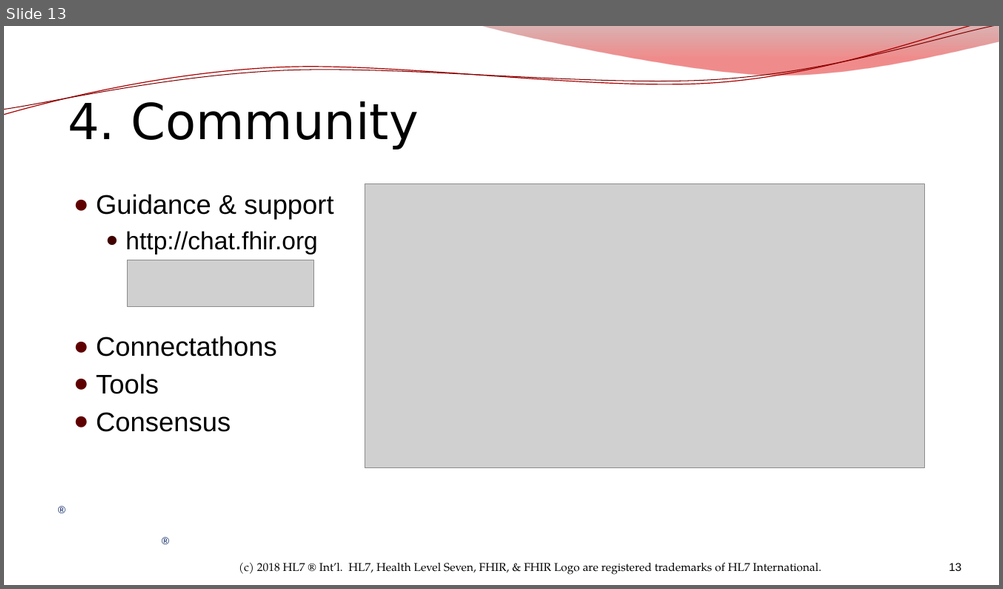
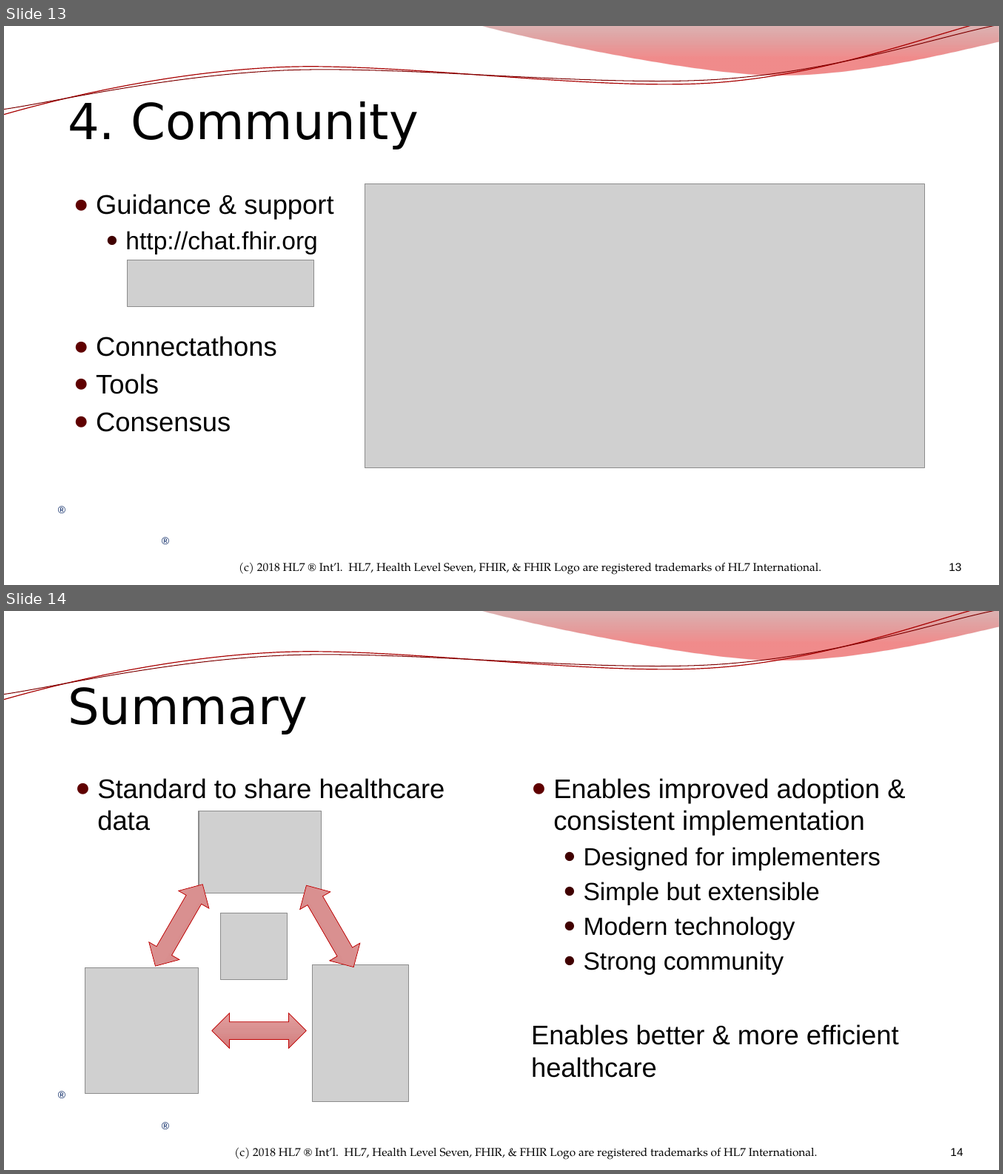
Before and after one commit to FHIR/documents, a slide deck: presentations/An Introduction to HL7 FHIR.pptx. Shown one above the other, each under a label of ours: slide 13 before the commit, slides 13 and 14 after it. The pictures are 1003x589 and 1003x1174 pixels, drawn with LibreOffice and Linux fonts; fonts in the diff are those of the drawing; grey boxes stand for pictures; background and template pictures are left out. Boxes give left, top, right and bottom in pixels: in the first picture for what was removed or moved away, otherwise in the second. Text is boxed around its words. In the diff, an @@ line names an element or a change of style, - is before the commit and + after.

Commit message:
FHIR North presentations + updates to FHIR Intro

```diff
--- a/presentations/An Introduction to HL7 FHIR.pptx
+++ b/presentations/An Introduction to HL7 FHIR.pptx
@@ slide 14 added at [4, 611, 999, 1170], background picture (left out); not listed: 6 template elements that a slide beside it also shows @@
@@ title added at [68, 687, 307, 735], 48 pt, text #000000 @@
+Summary
@@ text added at [97, 778, 445, 831], 26 pt, text #000000 @@
+● Standard to share healthcare data
@@ text added at [531, 778, 899, 1078], 26 pt, text #000000 @@
+● Enables improved adoption & consistent implementation
+  ● Designed for implementers
+  ● Simple but extensible
+  ● Modern technology
+  ● Strong community
+Enables better & more efficient healthcare
@@ picture added at [199, 812, 321, 894] @@
@@ left right arrow added at [140, 876, 217, 975], fill gradient #E29D9D to #D99090 to #D47C7C, outline #BF0000 0.5 pt @@
@@ left right arrow added at [291, 877, 369, 976], fill gradient #E29D9D to #D99090 to #D47C7C, outline #BF0000 0.5 pt @@
@@ picture added at [220, 913, 287, 980] @@
@@ picture added at [312, 965, 409, 1102] @@
@@ picture added at [85, 968, 199, 1094] @@
@@ left right arrow added at [212, 1014, 306, 1049], fill gradient #E29D9D to #D99090 to #D47C7C, outline #BF0000 0.5 pt @@
@@ text added at [234, 1147, 817, 1160], 11 pt, text #000000 @@
+(c) 2018 HL7 ® Int’l. HL7, Health Level Seven, FHIR, & FHIR Logo are registered trademarks of HL7 International.
@@ page number added at [950, 1148, 962, 1156], 11 pt, text #000000 @@
+14
```
Also in this commit, not shown: 4 other files.
